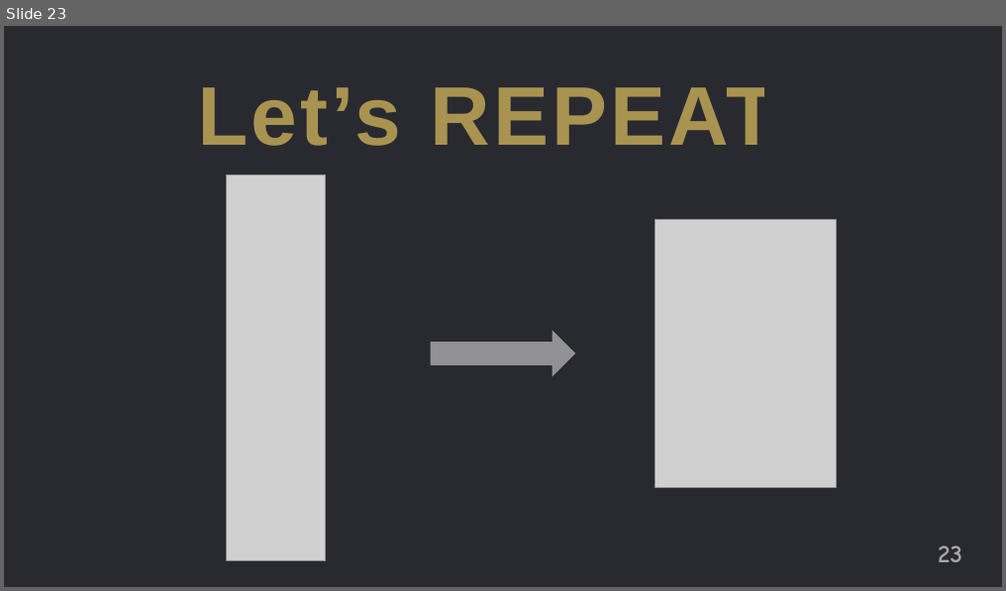
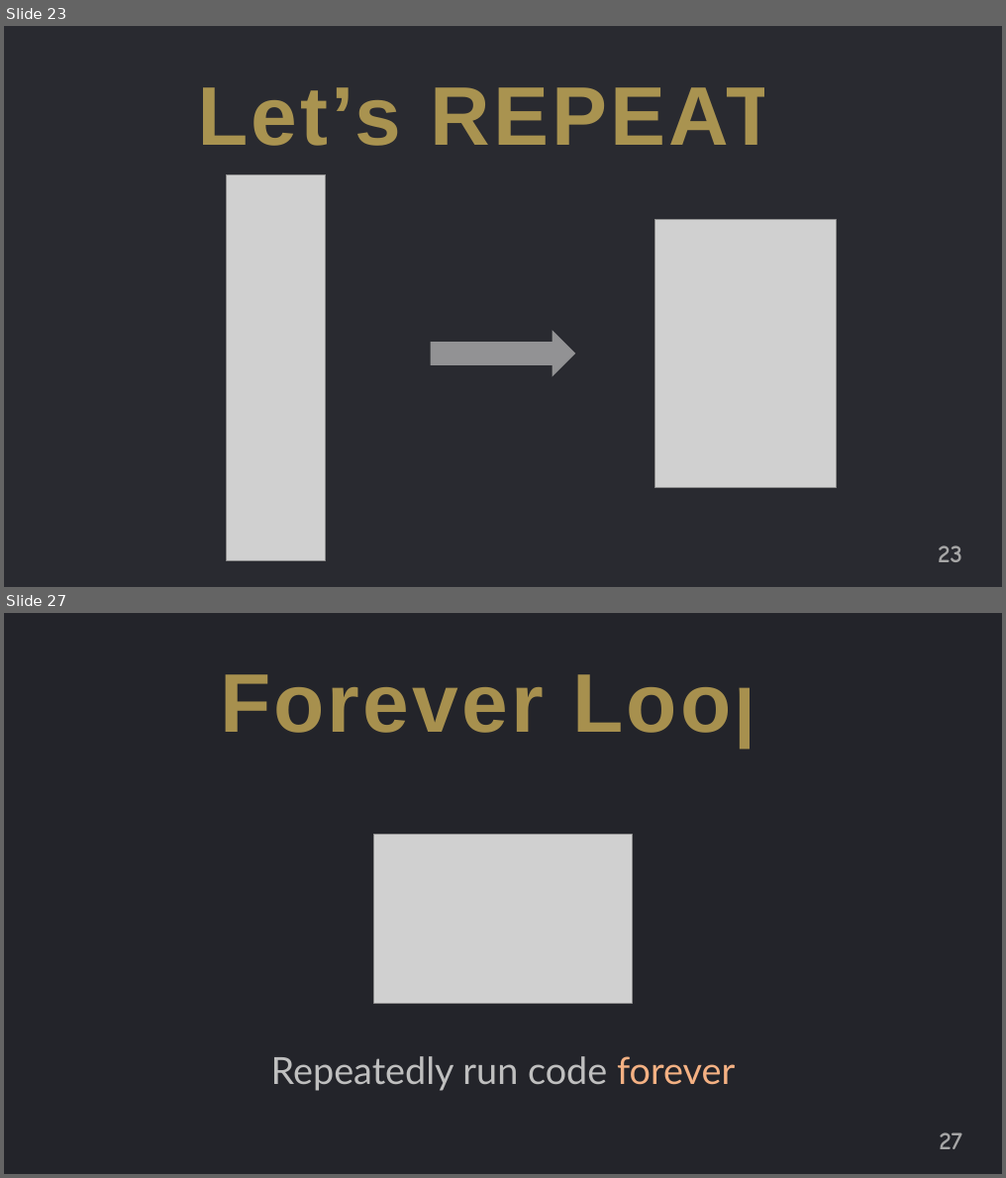
Before and after one commit to jguo108/My-Programming-Courses, a slide deck: Scratch for Newbies/Level1/Lesson 4 - Ghost Buster/Notes/Notes.pptx. Shown one above the other, each under a label of ours: slide 23 before the commit, slides 23 and 27 after it; the slides between them are not shown. The pictures are 1006x591 and 1006x1178 pixels, drawn with LibreOffice and Linux fonts; fonts in the diff are those of the drawing; grey boxes stand for pictures. Boxes give left, top, right and bottom in pixels: in the first picture for what was removed or moved away, otherwise in the second. Text is boxed around its words. In the diff, an @@ line names an element or a change of style, - is before the commit and + after.

```diff
--- a/Scratch for Newbies/Level1/Lesson 4 - Ghost Buster/Notes/Notes.pptx
+++ b/Scratch for Newbies/Level1/Lesson 4 - Ghost Buster/Notes/Notes.pptx
@@ slide 27 added at <box>4,613,1002,1174</box>, background #FFFFFF @@
@@ rectangle added at <box>4,613,1002,1174</box>, fill #23242A @@
@@ text added at <box>220,674,785,747</box>, 80 pt, text #FFD966 at 60% opacity, bold @@
+Forever Loop
@@ picture added at <box>374,835,633,1003</box> @@
@@ text added at <box>271,1057,735,1091</box>, 36 pt, text #BFBFBF @@
+Repeatedly run code forever
@@ page number added at <box>939,1133,962,1150</box>, 24 pt, text #A6A6A6, bold @@
+27
```
Also in this commit, not shown: 8 other slides added, 18 other files.
